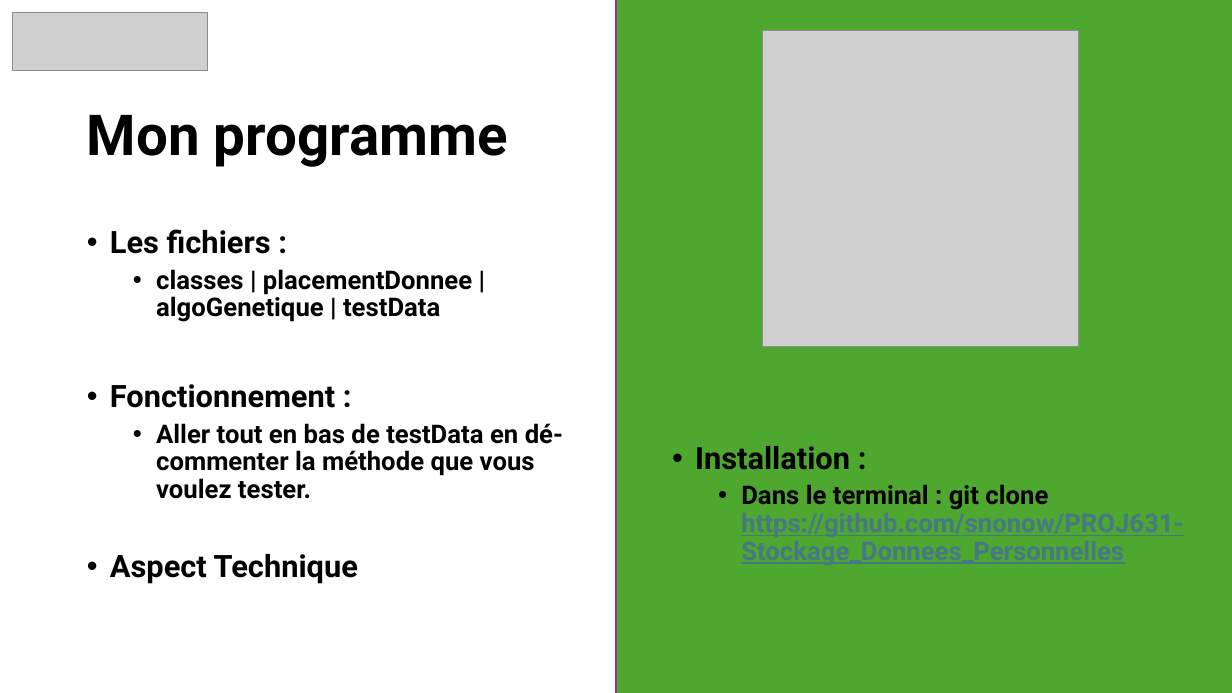
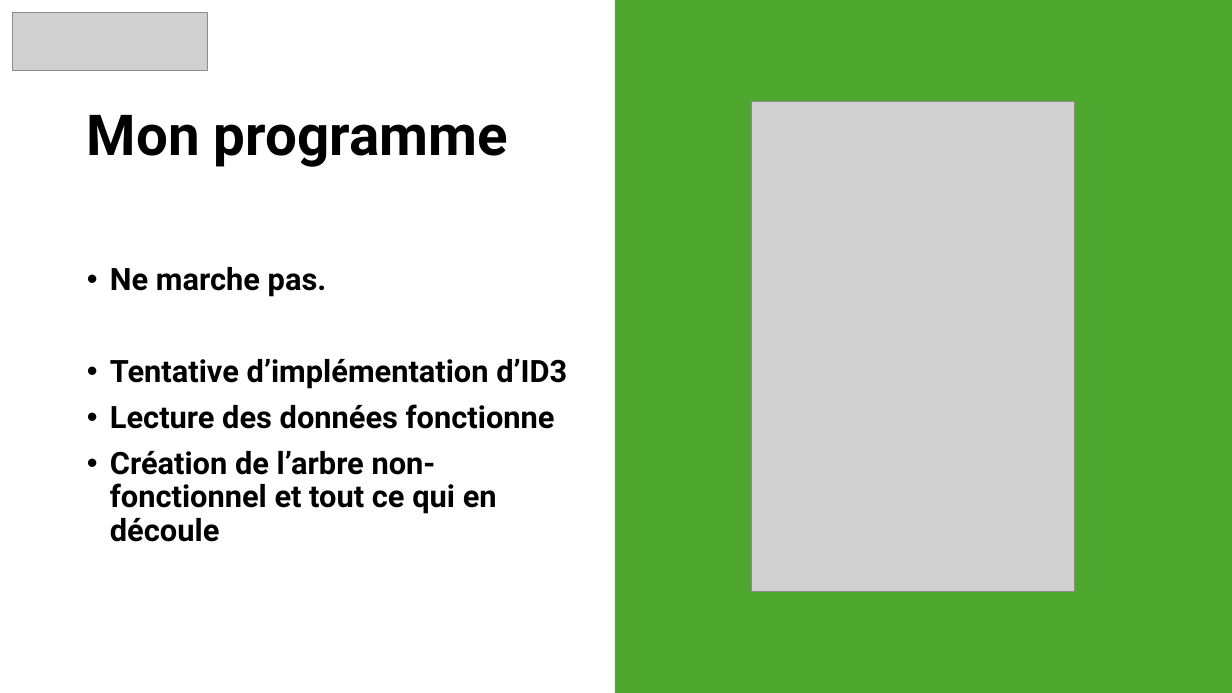
Before and after one commit to snonow/PROJ631-Arbres_de_decision, a slide deck: slide 6 of Presentation-Proj631 - Arbre_de_Décision.pptx. Drawn at 1232x693 pixels with LibreOffice and Linux fonts; fonts in the diff are those of the drawing; grey boxes stand for pictures. Boxes give left, top, right and bottom in pixels: in the first picture for what was removed or moved away, otherwise in the second. Text is boxed around its words. In the diff, an @@ line names an element or a change of style, - is before the commit and + after.

```diff
--- a/Presentation-Proj631 - Arbre_de_Décision.pptx
+++ b/Presentation-Proj631 - Arbre_de_Décision.pptx
@@ rectangle at (616,0,1232,693): outline #A02B93 1.5 pt to #4EA72E 1.5 pt @@
@@ picture removed at (763,30,1080,347) @@
@@ picture added at (752,102,1075,592) @@
@@ text at (110,267,567,542): text changed; size 20 to 24 pt @@
-• Les fichiers :
-  • classes | placementDonnee | algoGenetique | testData
-• Fonctionnement :
-  • Aller tout en bas de testData en dé-commenter la méthode que vous voulez tester.
-• Aspect Technique
+• Ne marche pas.
+• Tentative d’implémentation d’ID3
+• Lecture des données fonctionne
+• Création de l’arbre non-fonctionnel et tout ce qui en découle
@@ text removed at (695,446,1183,537) @@
-• Installation :
-  • Dans le terminal : git clone https://github.com/snonow/PROJ631-Stockage_Donnees_Personnelles
```
Also in this commit, not shown: 3 other slides changed, 3 slides added, 3 slides removed, 2 other files.
